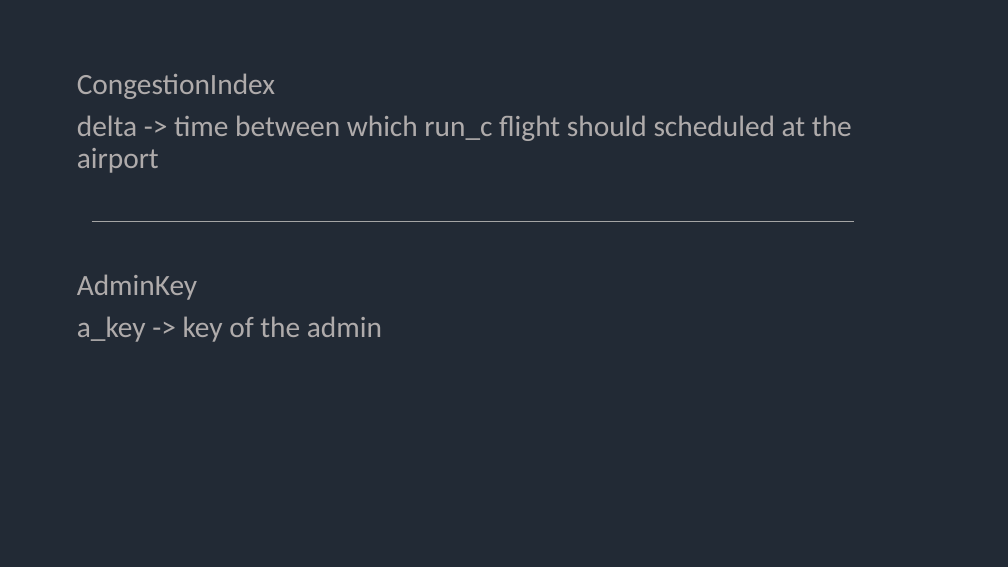
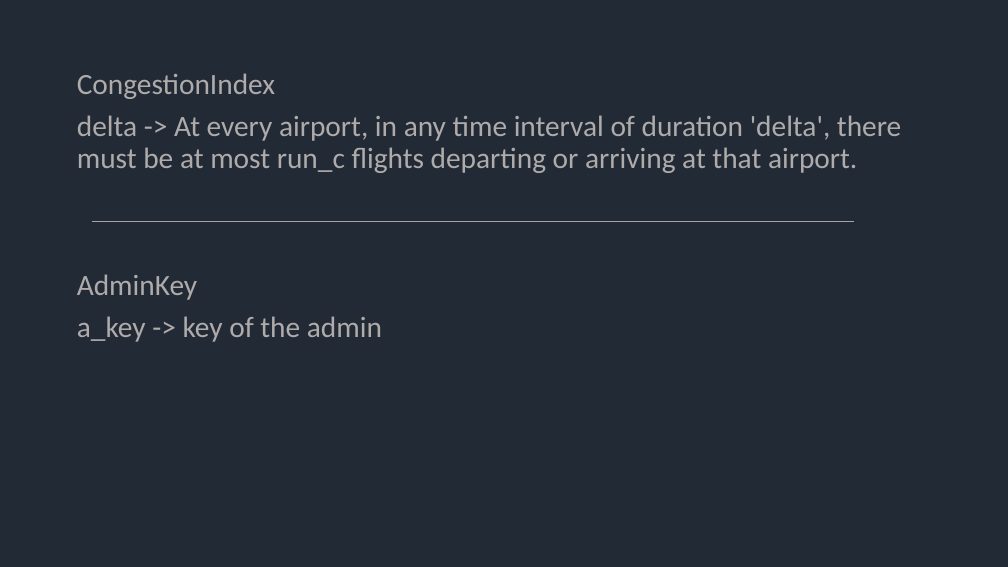
Before and after one commit to koderkushy/AirFlow-Django-Project-, a slide deck: slide 11 of AirFlow.pptx. Drawn at 1008x567 pixels with LibreOffice and Linux fonts; fonts in the diff are those of the drawing. Boxes give left, top, right and bottom in pixels: in the first picture for what was removed or moved away, otherwise in the second. Text is boxed around its words. In the diff, an @@ line names an element or a change of style, - is before the commit and + after.

```diff
--- a/AirFlow.pptx
+++ b/AirFlow.pptx
@@ text at box(77, 115, 901, 173): text changed @@
-delta -> time between which run_c flight should scheduled at the airport
+delta -> At every airport, in any time interval of duration 'delta', there must be at most run_c flights departing or arriving at that airport.
```
Also in this commit, not shown: 6 other slides changed, 1 other file.
